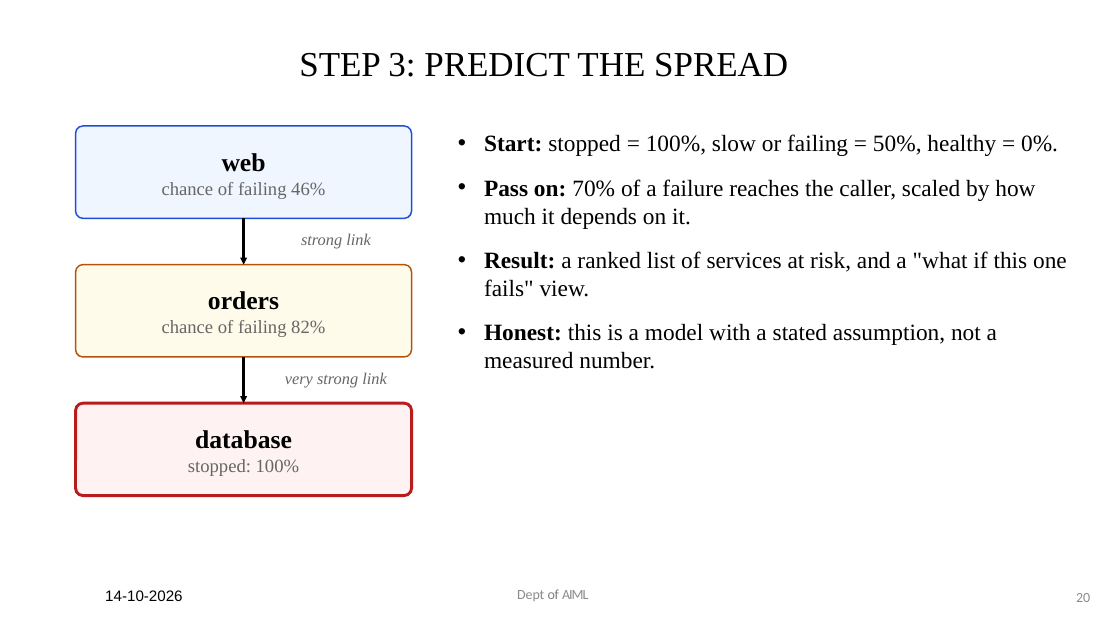
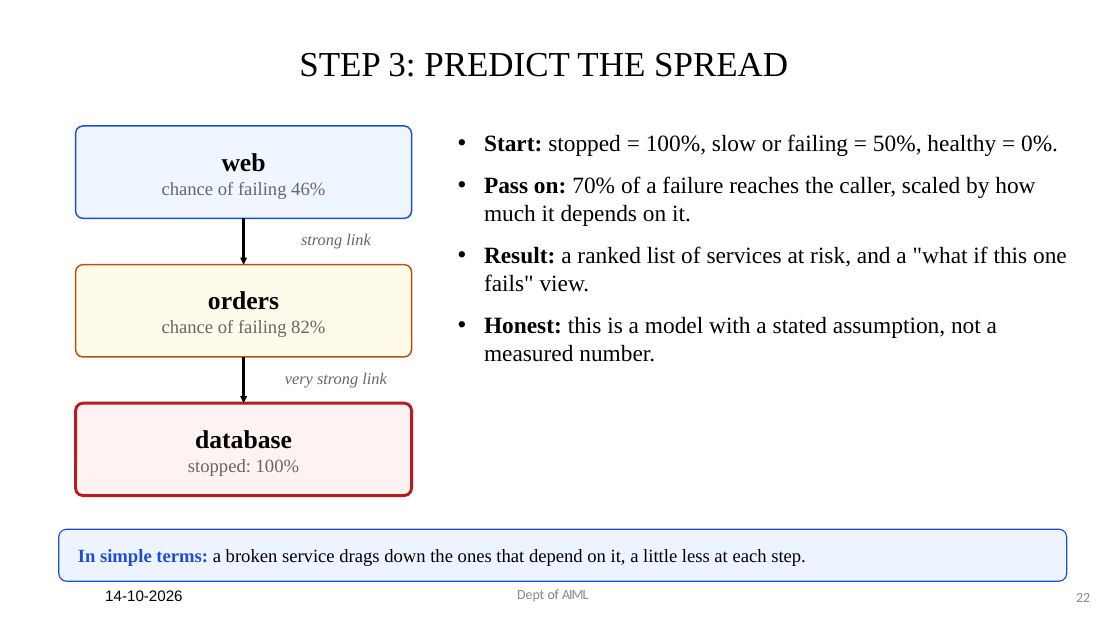
Before and after one commit to Royson-salis-18/microservice-mapper, a slide deck: slide 22 of wiki/Project_Phase_II_presentation.pptx (slide 20 before the commit). Drawn at 1120x630 pixels with LibreOffice and Linux fonts; fonts in the diff are those of the drawing. Boxes give left, top, right and bottom in pixels: in the first picture for what was removed or moved away, otherwise in the second. Text is boxed around its words. In the diff, an @@ line names an element or a change of style, - is before the commit and + after.

```diff
--- a/wiki/Project_Phase_II_presentation.pptx
+++ b/wiki/Project_Phase_II_presentation.pptx
@@ text "Start: stopped = 100%, slow ..." at bbox=[484, 134, 1067, 362]: less space between paragraphs @@
@@ rounded rectangle added at bbox=[59, 529, 1067, 581], fill #EEF4FF, outline #1D4ED8 1 pt, 16 pt, text #000000 @@
+In simple terms: a broken service drags down the ones that depend on it, a little less at each step.
@@ page number at bbox=[1076, 593, 1090, 602]: text changed @@
-20
+22
```
Also in this commit, not shown: 5 other slides changed, 5 slides added, 2 slides removed.
